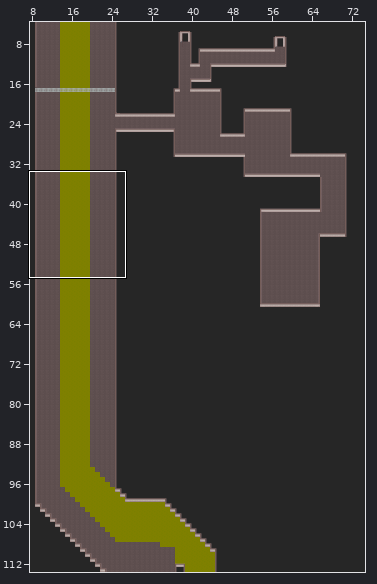
Two states of a Tiled map, scenes/map/sewageSection.tmx. The picture above shows the old version from afar; the outline marks the close-up.
Close-up. First the earlier version:
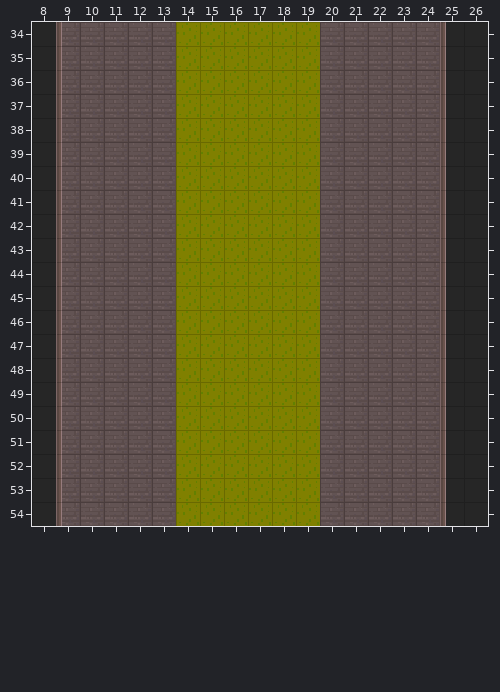
Cells are 16x16 px. Shown: x 8..26, y 34..54. The commit also changed other parts of the map, which this record leaves out.
New version:
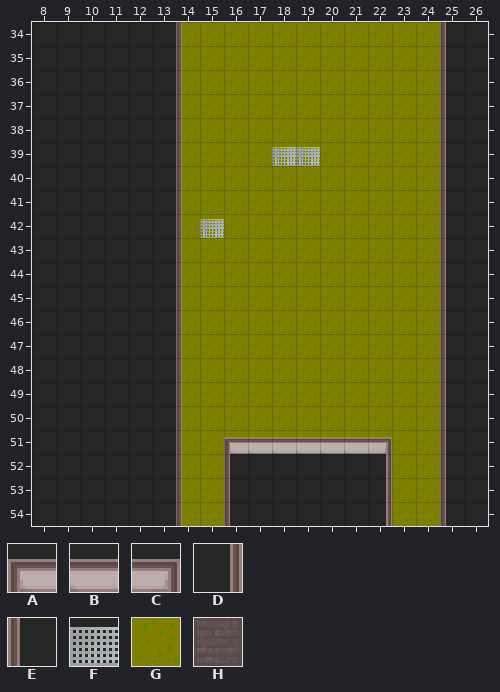
Key: from "tileset": A 119, B 123, C 124, D 156, E 183, F 312, G 406, H 407.
_ is an empty cell.
The commit says: Add pushAreas to tiledParser and bump sewage map
Diff:
Layer "Floor, background and sewage":
y 34..51: x 9..13 HHHHH -> _____; x 20..24 HHHHH -> GGGGG
y 52..54: x 9..13 HHHHH -> _____; x 16..24 GGGGHHHHH -> _______GG
Layer "Barriers":
y 34..38: x 9 E -> _; x 14 _ -> E
y 39: x 9 E -> _; x 14 _ -> E; x 18..19 __ -> FF
y 40..41: x 9 E -> _; x 14 _ -> E
y 42: x 9 E -> _; x 14..15 __ -> EF
y 43..50: x 9 E -> _; x 14 _ -> E
y 51: x 9 E -> _; x 14 _ -> E; x 16..22 _______ -> ABBBBBC
y 52..54: x 9 E -> _; x 14 _ -> E; x 16 _ -> E; x 22 _ -> D
